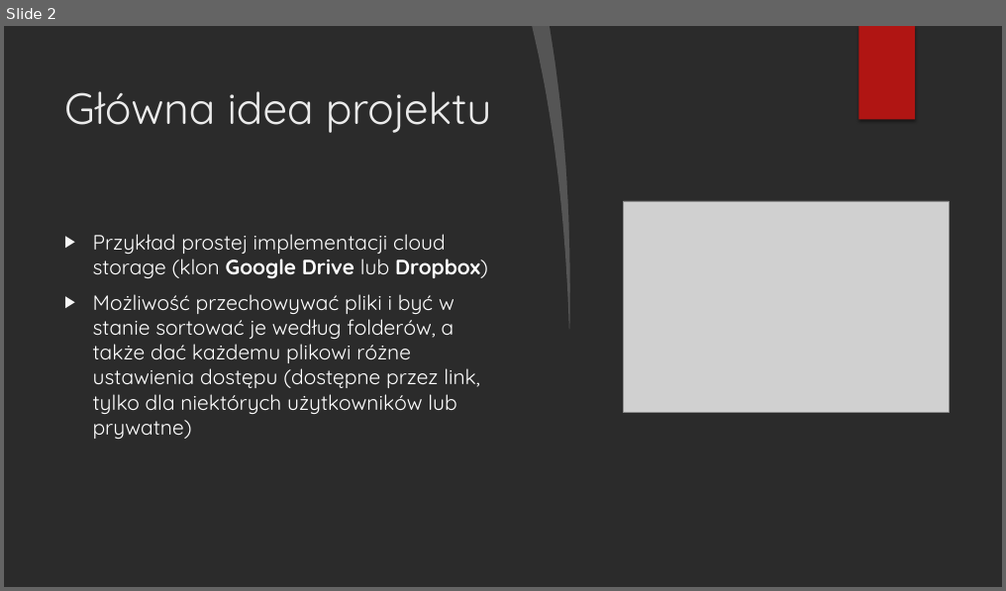
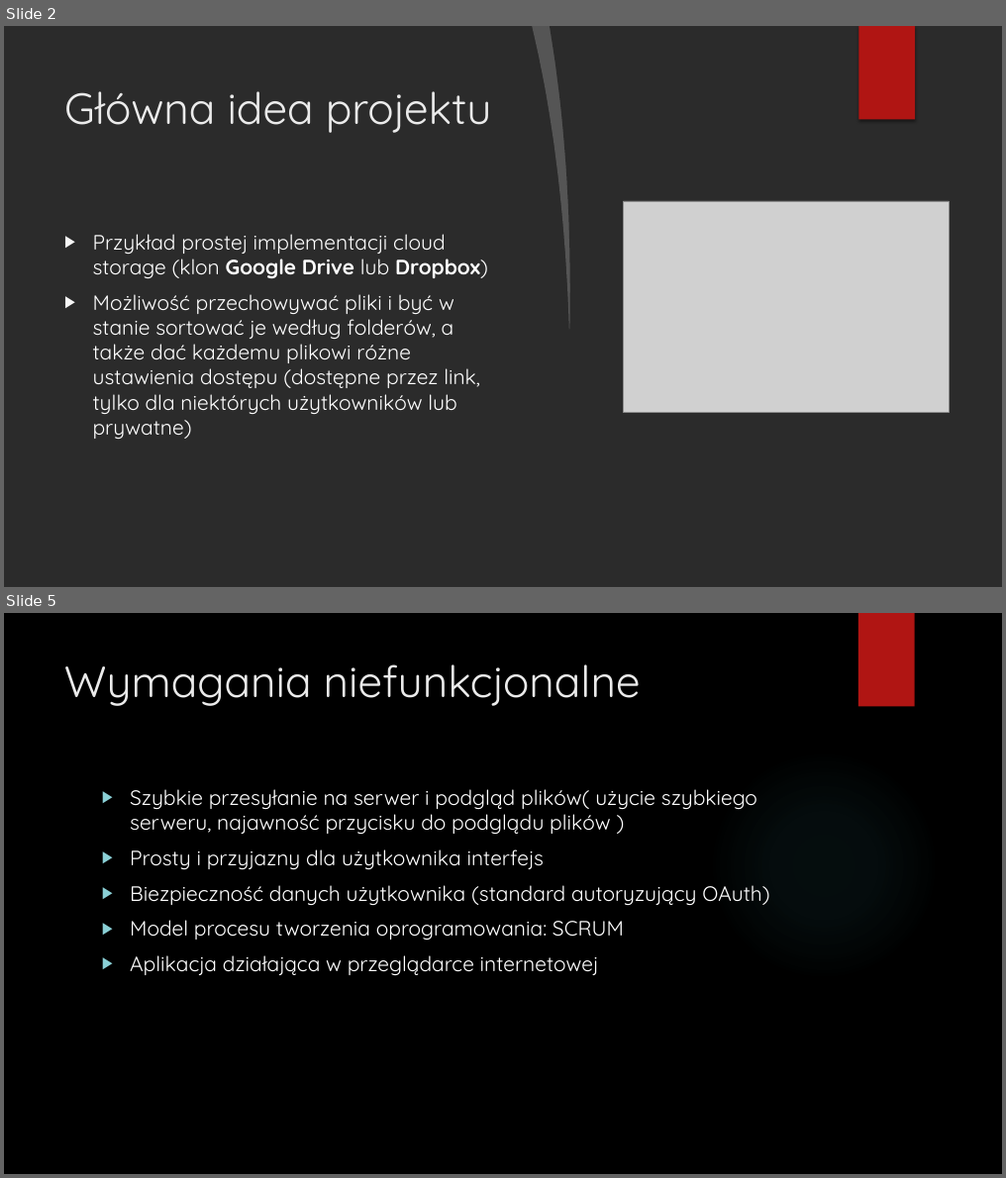
Before and after one commit to Flittis/SimpleCloud, a slide deck: SimpleCloud.pptx. Shown one above the other, each under a label of ours: slide 2 before the commit, slides 2 and 5 after it; the slides between them are not shown. The pictures are 1006x591 and 1006x1178 pixels, drawn with LibreOffice and Linux fonts; fonts in the diff are those of the drawing; grey boxes stand for pictures; background and template pictures are left out; a plain dark background stands for a picture behind light text. Boxes give left, top, right and bottom in pixels: in the first picture for what was removed or moved away, otherwise in the second. Text is boxed around its words. In the diff, an @@ line names an element or a change of style, - is before the commit and + after.

```diff
--- a/SimpleCloud.pptx
+++ b/SimpleCloud.pptx
@@ slide 5 added at <box>4,613,1002,1174</box>, background picture (left out); not listed: 1 template element that a slide beside it also shows @@
@@ title added at <box>64,664,641,706</box>, 42 pt, text #EBEBEB @@
+Wymagania niefunkcjonalne
@@ ellipse added at <box>709,750,939,980</box>, fill gradient #50B9C1 @@
@@ text added at <box>130,789,769,976</box>, 20 pt, text #FFFFFF @@
+▶ Szybkie przesyłanie na serwer i podgląd plików( użycie szybkiego serweru, najawność przycisku do podglądu plików )
+▶ Prosty i przyjazny dla użytkownika interfejs
+▶ Biezpieczność danych użytkownika (standard autoryzujący OAuth)
+▶ Model procesu tworzenia oprogramowania: SCRUM
+▶ Aplikacja działająca w przeglądarce internetowej
```
Also in this commit, not shown: 1 slide changed, 2 other slides added.
